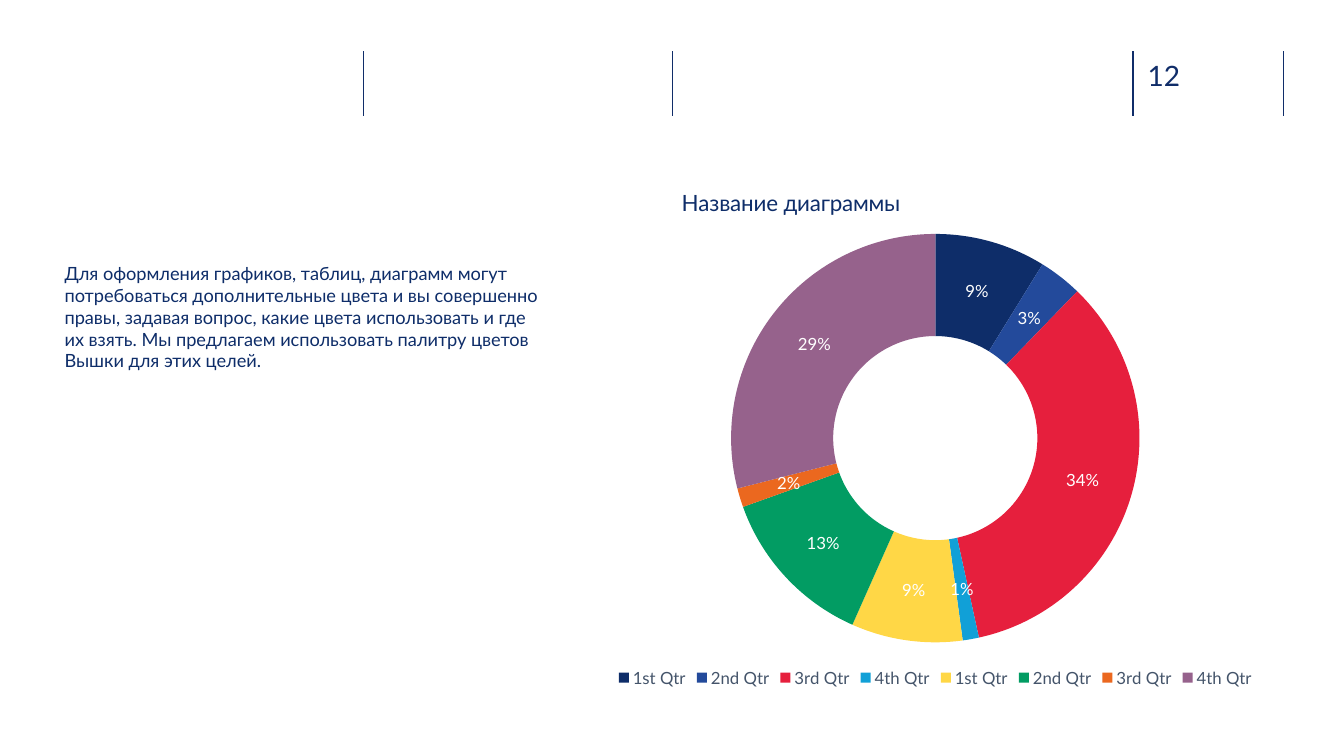
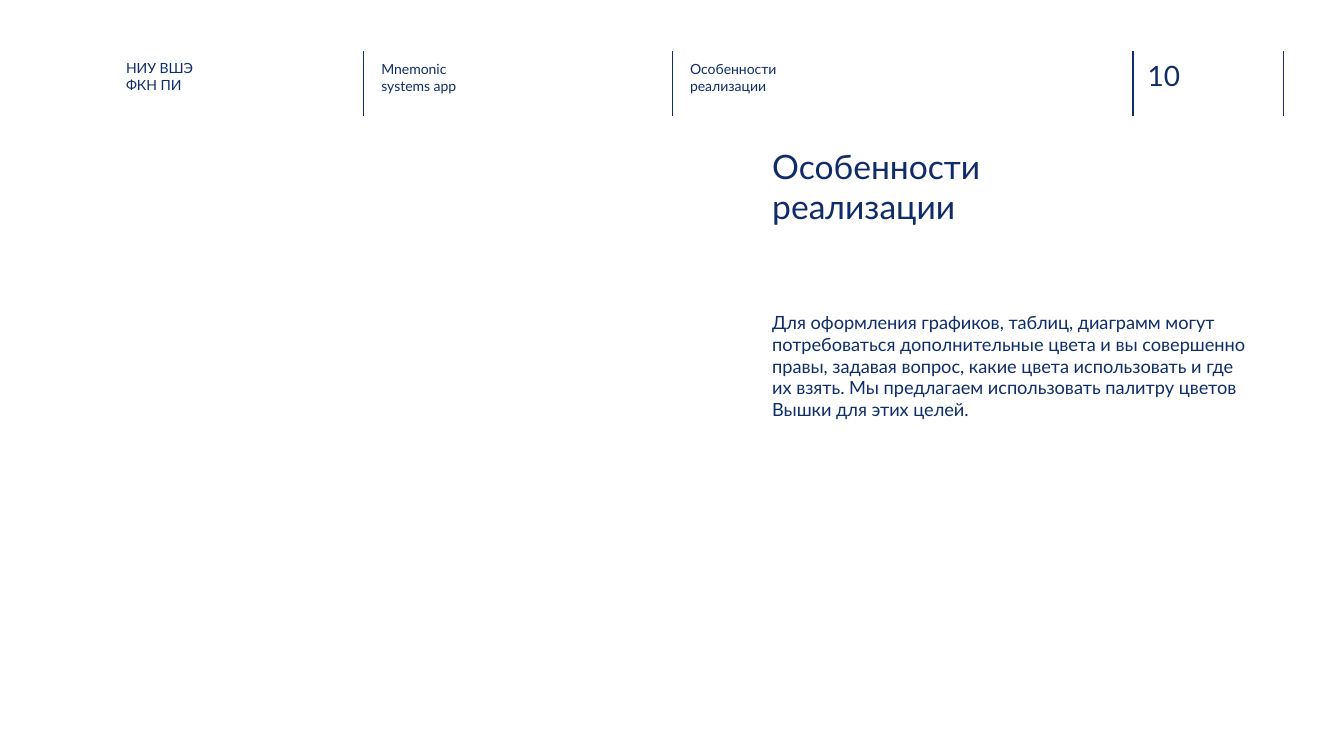
Before and after one commit to NikPeg/mnemonic_systems_app, a slide deck: slide 10 of Итоговые документы/presentation.pptx (slide 12 before the commit). Drawn at 1344x756 pixels with LibreOffice and Linux fonts; fonts in the diff are those of the drawing; background and template pictures are left out. Boxes give left, top, right and bottom in pixels: in the first picture for what was removed or moved away, otherwise in the second. Text is boxed around its words. In the diff, an @@ line names an element or a change of style, - is before the commit and + after.

```diff
--- a/Итоговые документы/presentation.pptx
+++ b/Итоговые документы/presentation.pptx
@@ text added at box(126, 63, 193, 90), 10 pt, text #0F2C68 @@
+НИУ ВШЭ
+ФКН ПИ
@@ text added at box(381, 64, 457, 94), 10 pt, text #0E2D69 @@
+Mnemonic
+systems app
@@ text added at box(690, 64, 776, 94), 10 pt, text #0E2D69 @@
+Особенности
+реализации
@@ page number at box(1148, 65, 1181, 86): text changed @@
-12
+10
@@ doughnut chart removed at box(594, 164, 1277, 692) @@
-title "Название диаграммы"
-categories: 1st Qtr, 2nd Qtr, 3rd Qtr, 4th Qtr, 1st Qtr, 2nd Qtr, 3rd Qtr, 4th Qtr
-Series 1: 9, 3, 34, 1, 9, 13, 2, 29
@@ title added at box(772, 154, 980, 225), 24 pt, text #0F2C68 @@
+Особенности
+реализации
@@ text "Для оформления графиков, таблиц, диаграмм ...": place and size @@
-text "Для оформления графиков, таблиц, диаграмм ..." at box(65, 267, 538, 371)
+text "Для оформления графиков, таблиц, диаграмм ..." at box(772, 316, 1245, 419)
```
Also in this commit, not shown: 2 other slides changed, 5 slides added, 6 slides removed.
